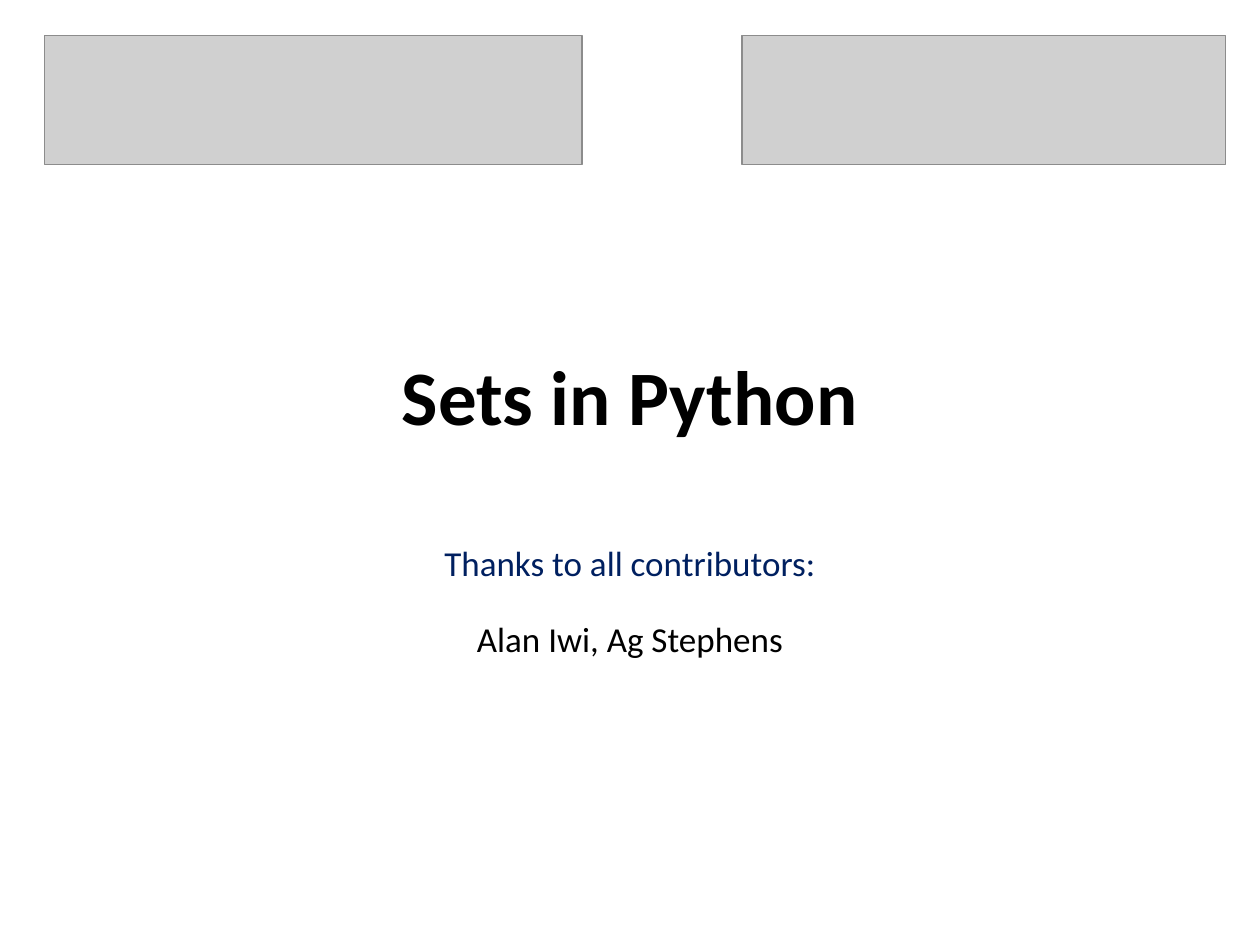
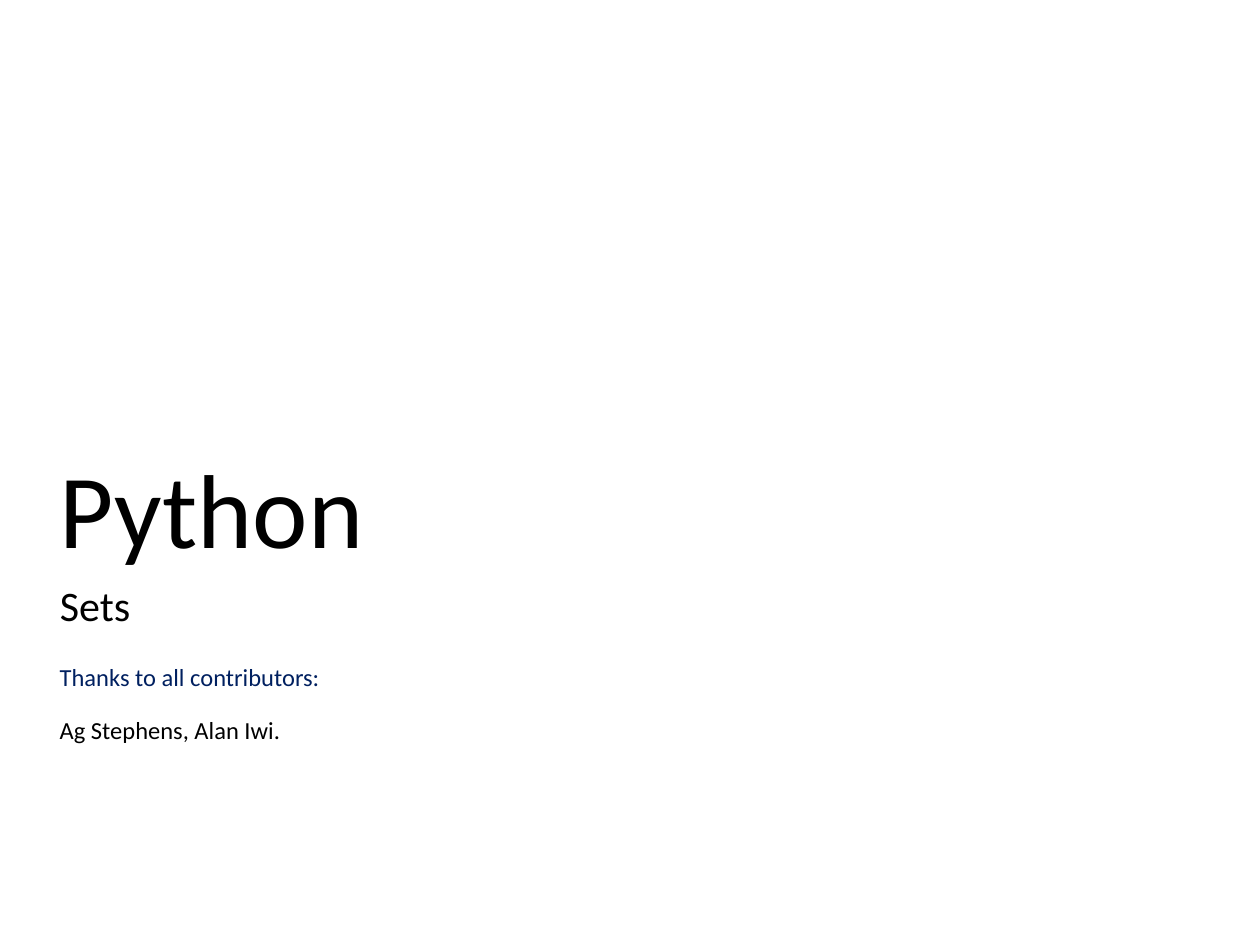
Before and after one commit to ncasuk/ncas-isc, a slide deck: slide 1 of python/presentations/learning_python/18_ceda-sets.ppt. Drawn at 1260x945 pixels with LibreOffice and Linux fonts; fonts in the diff are those of the drawing; grey boxes stand for pictures; background and template pictures are left out. Boxes give left, top, right and bottom in pixels: in the first picture for what was removed or moved away, otherwise in the second. Text is boxed around its words. In the diff, an @@ line names an element or a change of style, - is before the commit and + after.

Commit message:
Updated and checked learning_python17-20

```diff
--- a/python/presentations/learning_python/18_ceda-sets.ppt
+++ b/python/presentations/learning_python/18_ceda-sets.ppt
@@ picture removed at [44, 35, 582, 164] @@
@@ picture removed at [742, 35, 1226, 164] @@
@@ title "Python" at [60, 475, 363, 565]: vertical alignment middle to bottom @@
@@ title at [60, 475, 363, 565]: text changed; size 44 to 60 pt; bold off @@
-Sets in Python
+Python
@@ subtitle added at [60, 593, 130, 622], 24 pt, text #000000 @@
+Sets
@@ text "Thanks to all contributors:": place and size @@
-text "Thanks to all contributors:" at [444, 551, 815, 658]
+text "Thanks to all contributors:" at [60, 669, 319, 744]
@@ text at [60, 669, 319, 687]: size 20 to 14 pt in "Thanks to all contributors:"; alignment centre to left; indent changed; less space between paragraphs @@
@@ text at [60, 722, 280, 744]: text changed; size 20 to 14 pt @@
-Alan Iwi, Ag Stephens
+Ag Stephens, Alan Iwi.
```
Also in this commit, not shown: 9 other slides changed, 3 other files.
